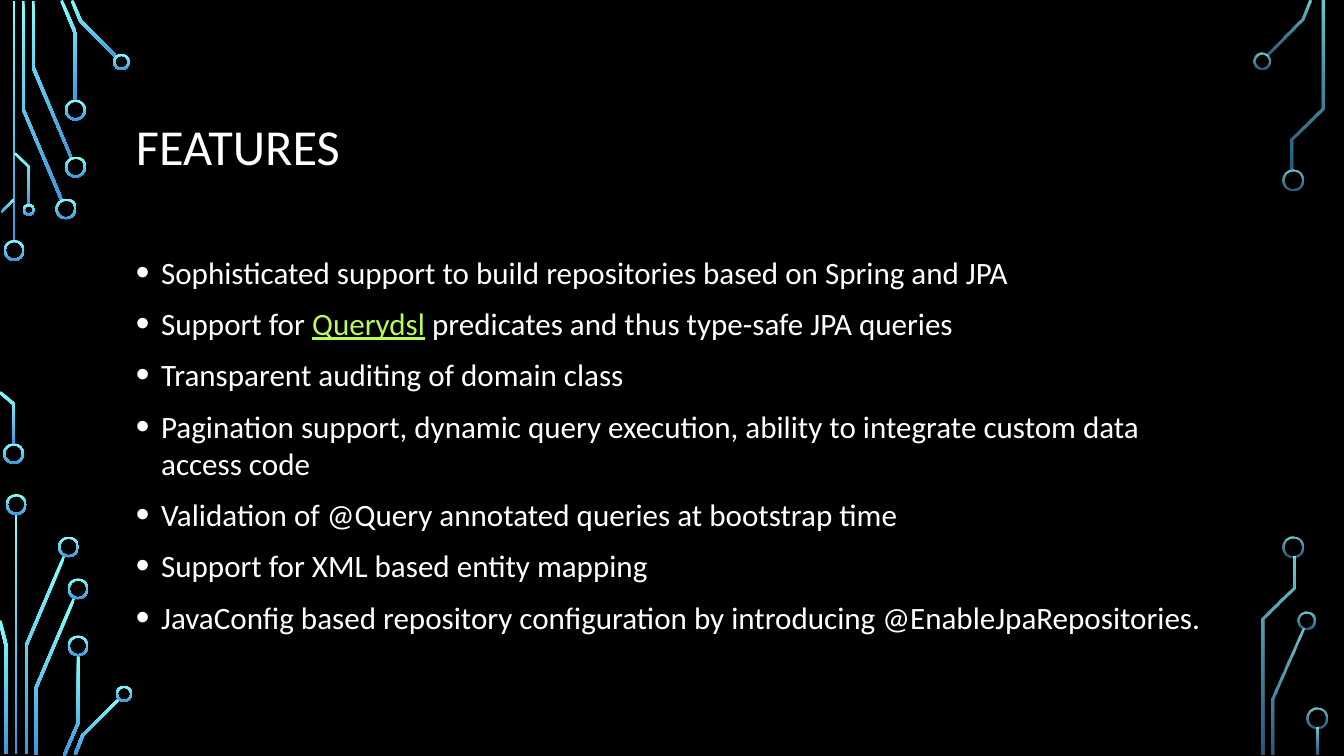
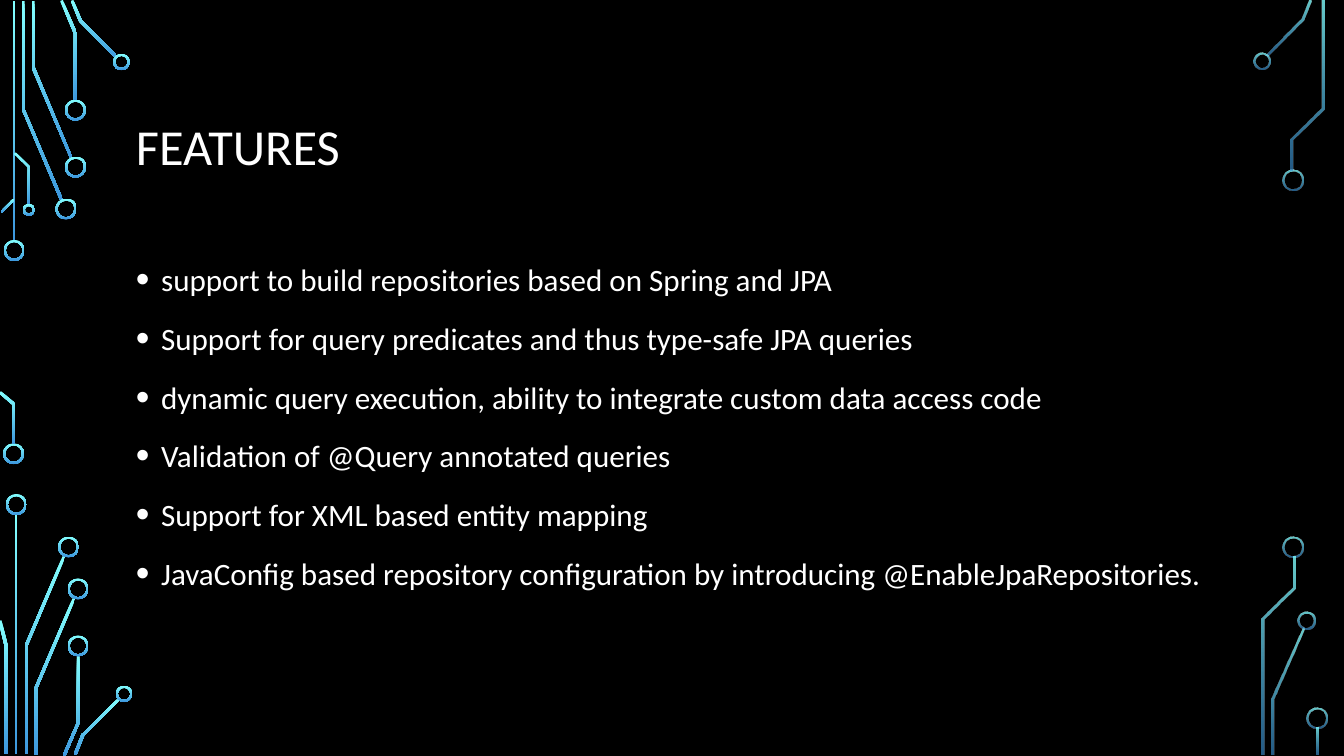
Before and after one commit to DawidMa/ePortfolio, a slide deck: slide 5 of springDataJPA.pptx. Drawn at 1344x756 pixels with LibreOffice and Linux fonts; fonts in the diff are those of the drawing; background and template pictures are left out. Boxes give left, top, right and bottom in pixels: in the first picture for what was removed or moved away, otherwise in the second. Text is boxed around its words. In the diff, an @@ line names an element or a change of style, - is before the commit and + after.

```diff
--- a/springDataJPA.pptx
+++ b/springDataJPA.pptx
@@ text at (161,269,1041,472): text changed @@
-• Sophisticated support to build repositories based on Spring and JPA
-• Support for Querydsl predicates and thus type-safe JPA queries
-• Transparent auditing of domain class
-• Pagination support, dynamic query execution, ability to integrate custom data access code
-• Validation of @Query annotated queries at bootstrap time
+• support to build repositories based on Spring and JPA
+• Support for query predicates and thus type-safe JPA queries
+• dynamic query execution, ability to integrate custom data access code
+• Validation of @Query annotated queries
@@ text at (161,504,1200,591): line spacing 1 to 1.2 @@
```
Also in this commit, not shown: 3 other slides changed, 1 slide added, 1 slide removed, 12 other files.
